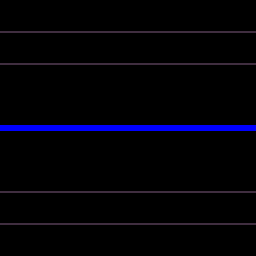
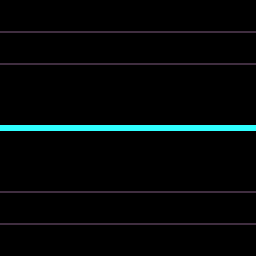
Layers edited between the first and the second w=256, h=256 image:
painted on "Background" over [0, 125, 256, 131]
